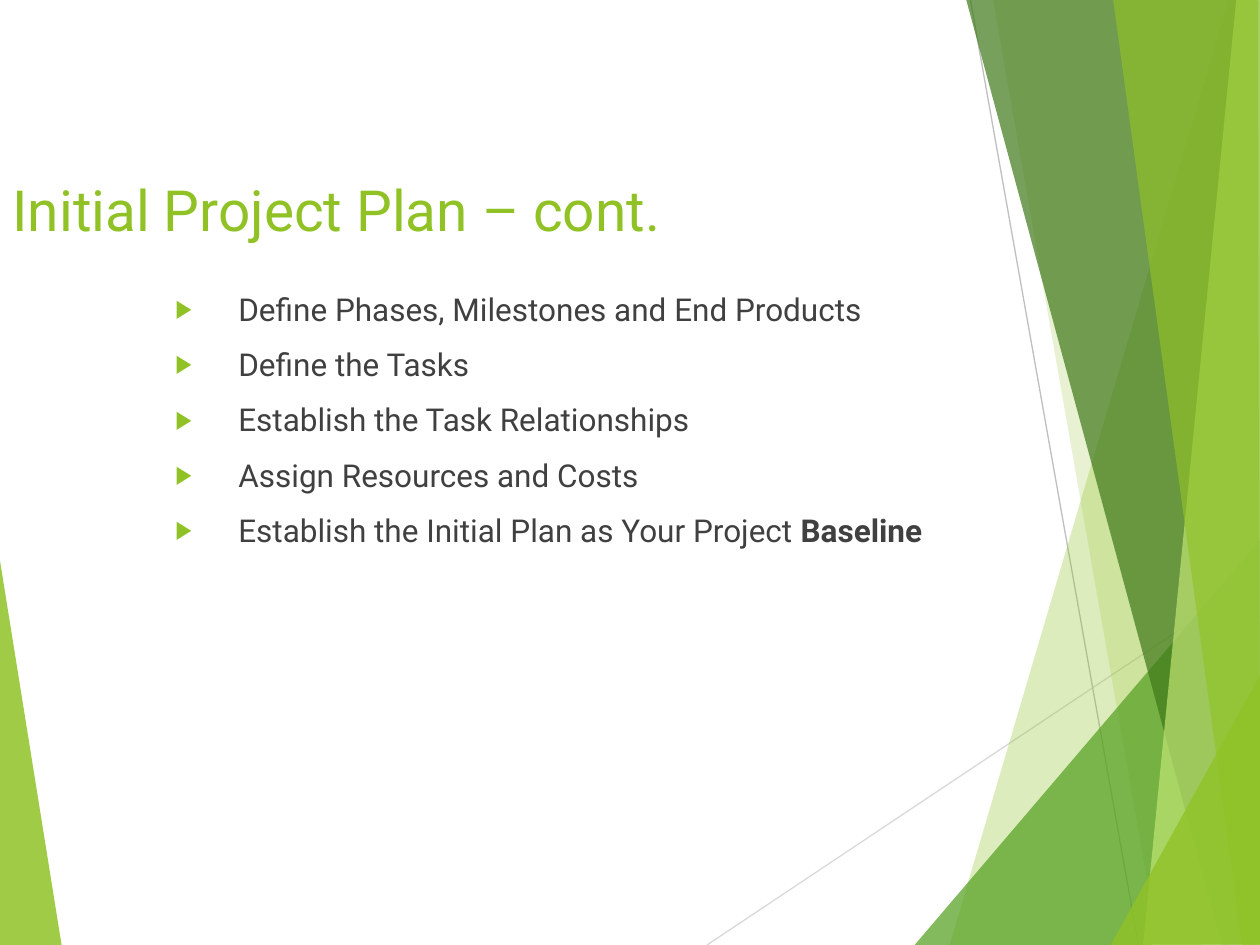
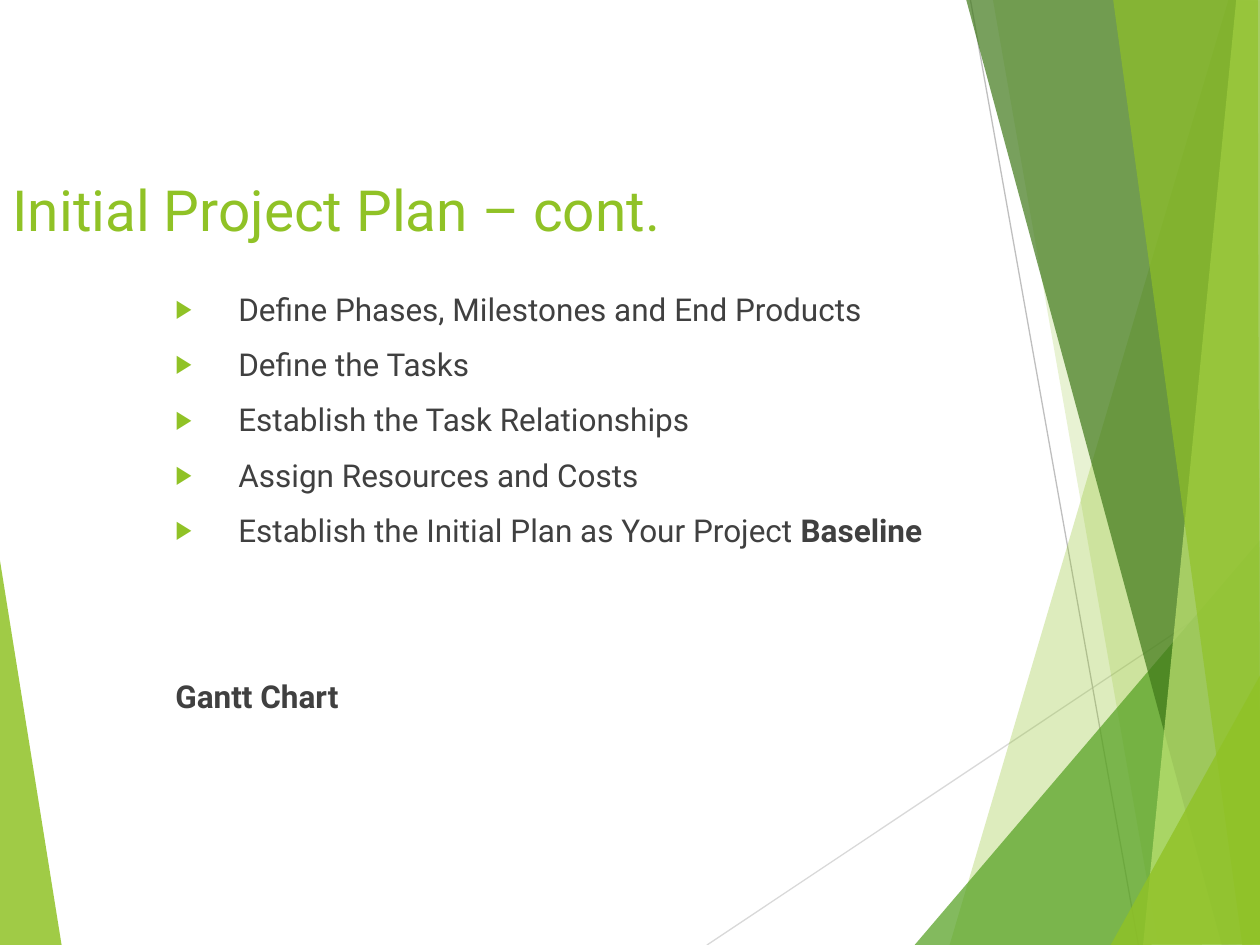
Before and after one commit to hdmdhr/CPRG-210-OSD-Assignment, a slide deck: slide 12 of Project Concepts/PROJ216 Slides Day2.pptx. Drawn at 1260x945 pixels with LibreOffice and Linux fonts; fonts in the diff are those of the drawing. Boxes give left, top, right and bottom in pixels: in the first picture for what was removed or moved away, otherwise in the second. Text is boxed around its words. In the diff, an @@ line names an element or a change of style, - is before the commit and + after.

Commit message:
Revise project concepts slides.

```diff
--- a/Project Concepts/PROJ216 Slides Day2.pptx
+++ b/Project Concepts/PROJ216 Slides Day2.pptx
@@ text at box(175, 684, 338, 709): paragraph added @@
+Gantt Chart
```
Also in this commit, not shown: 2 other slides changed, 1 other file.
